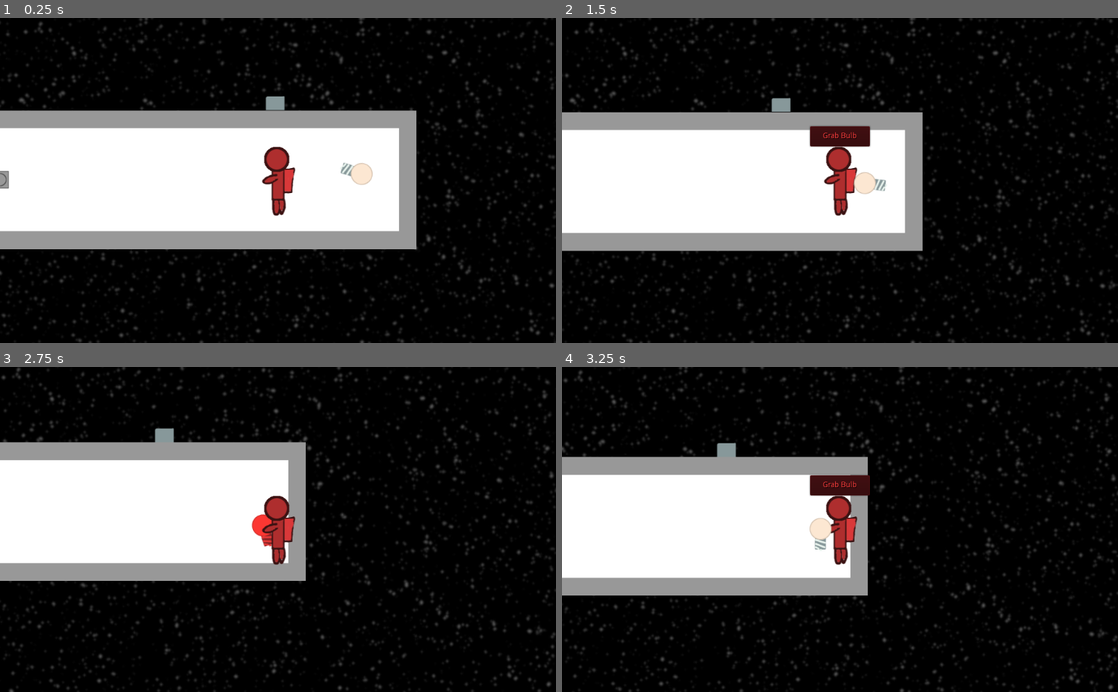
Above: before the commit, frames 1-4 (two rows, left to right).
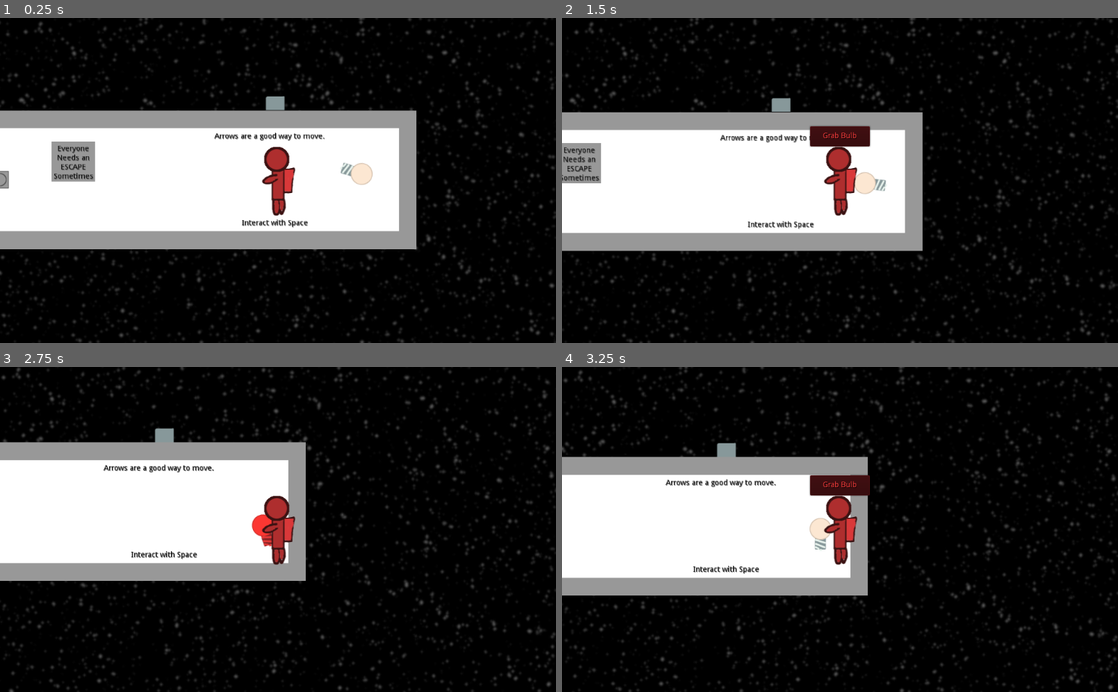
Above: after the commit, the same moments.

Repository: thecyberwraith/cb-gamejam-2021
Game: Godot game, scene res://Levels/Level1/Level1.tscn
The game is run twice, just before and just after one commit, with the same random seed, the same clock (stepped at 60 frames per second) and the same inputs.
Inputs:
- Up to frame 1 (0.25 s): no input
- Up to frame 2 (1.5 s): hold Right (ui_right) 0.53-1.28 s; tap Space (ui_select) at 0.77 s; hold Down (ui_down) from 1.28 s (still down)
- Up to frame 3 (2.75 s): tap Space (ui_select) at 1.52 s; release Down (ui_down) at 2.03 s; hold Right (ui_right) from 2.03 s (still down)
- Up to frame 4 (3.25 s): release Right (ui_right) at 2.78 s; hold Up (ui_up) from 2.78 s (still down); tap Space (ui_select) at 3.02 s

The runs differ from the first frame. In frame 1, 1.4% of the frame differs, in the area x 9-59%, y 35-65%; in frame 2, 1.2%; in frame 3, 0.4%; in frame 4, 0.4%.

Commit message:
Finished level 1.

Diff:
--- a/Levels/Level1/Level1.tscn
+++ b/Levels/Level1/Level1.tscn
@@ -1,9 +1,10 @@
-[gd_scene load_steps=8 format=2]
+[gd_scene load_steps=9 format=2]
 
 [ext_resource path="res://Items/AirLock/AirLock.tscn" type="PackedScene" id=1]
 [ext_resource path="res://Levels/Level1/Level1.gd" type="Script" id=2]
 [ext_resource path="res://Levels/LevelCore.tscn" type="PackedScene" id=3]
 [ext_resource path="res://Levels/Statics/DeadEnd/DeadEnd.tscn" type="PackedScene" id=4]
+[ext_resource path="res://Textures/wall_gray.jpg" type="Texture" id=5]
 [ext_resource path="res://Items/Item.tscn" type="PackedScene" id=6]
 [ext_resource path="res://Items/Bulb/Bulb.tscn" type="PackedScene" id=7]
 [ext_resource path="res://Items/Bulb/BulbBase.tscn" type="PackedScene" id=8]
@@ -11,21 +12,46 @@
 [node name="Level1" type="Node2D"]
 script = ExtResource( 2 )
 
+[node name="Starts" type="Node2D" parent="."]
+
+[node name="Position2D" type="Position2D" parent="Starts"]
+position = Vector2( 5.99323, 1.49829 )
+
 [node name="DeadEnd" parent="." instance=ExtResource( 4 )]
 position = Vector2( 5, 0 )
 
 [node name="Air Lock" parent="." instance=ExtResource( 1 )]
 position = Vector2( -505.923, 0 )
 
-[node name="LevelCore" parent="." instance=ExtResource( 3 )]
+[node name="Label" type="Label" parent="."]
+margin_left = -111.362
+margin_top = -87.3081
+margin_right = 91.6377
+margin_bottom = -73.3081
+custom_colors/font_color = Color( 0, 0, 0, 1 )
+custom_colors/font_color_shadow = Color( 0.419608, 0.419608, 0.419608, 1 )
+text = "Arrows are a good way to move."
+__meta__ = {
+"_edit_use_anchors_": false
+}
 
-[node name="Starts" type="Node2D" parent="."]
-
-[node name="Position2D" type="Position2D" parent="Starts"]
-position = Vector2( 5.99323, 1.49829 )
+[node name="Label2" type="Label" parent="."]
+margin_left = -100.672
+margin_top = 73.0537
+margin_right = 102.328
+margin_bottom = 87.0537
+custom_colors/font_color = Color( 0, 0, 0, 1 )
+custom_colors/font_color_shadow = Color( 0.419608, 0.419608, 0.419608, 1 )
+text = "Interact with Space"
+align = 1
+__meta__ = {
+"_edit_use_anchors_": false
+}
 
 [node name="Item" parent="." instance=ExtResource( 6 )]
 position = Vector2( -637.402, -24.3796 )
+linear_velocity = Vector2( 25, 14 )
+angular_velocity = -6.0
 
 [node name="Bulb" parent="." instance=ExtResource( 7 )]
 position = Vector2( 152.066, -17.0973 )
@@ -34,3 +60,26 @@
 
 [node name="BulbBase" parent="." instance=ExtResource( 8 )]
 position = Vector2( 0.339355, -128.33 )
+
+[node name="Sprite" type="Sprite" parent="."]
+position = Vector2( -370.614, -33.4087 )
+scale = Vector2( 5.00904, 4.61928 )
+texture = ExtResource( 5 )
+
+[node name="Label3" type="Label" parent="."]
+margin_left = -413.348
+margin_top = -63.6348
+margin_right = -328.348
+margin_bottom = 1.36519
+custom_colors/font_color = Color( 0, 0, 0, 1 )
+custom_colors/font_color_shadow = Color( 0.419608, 0.419608, 0.419608, 1 )
+text = "Everyone
+Needs an
+ESCAPE
+Sometimes"
+align = 1
+__meta__ = {
+"_edit_use_anchors_": false
+}
+
+[node name="LevelCore" parent="." instance=ExtResource( 3 )]
